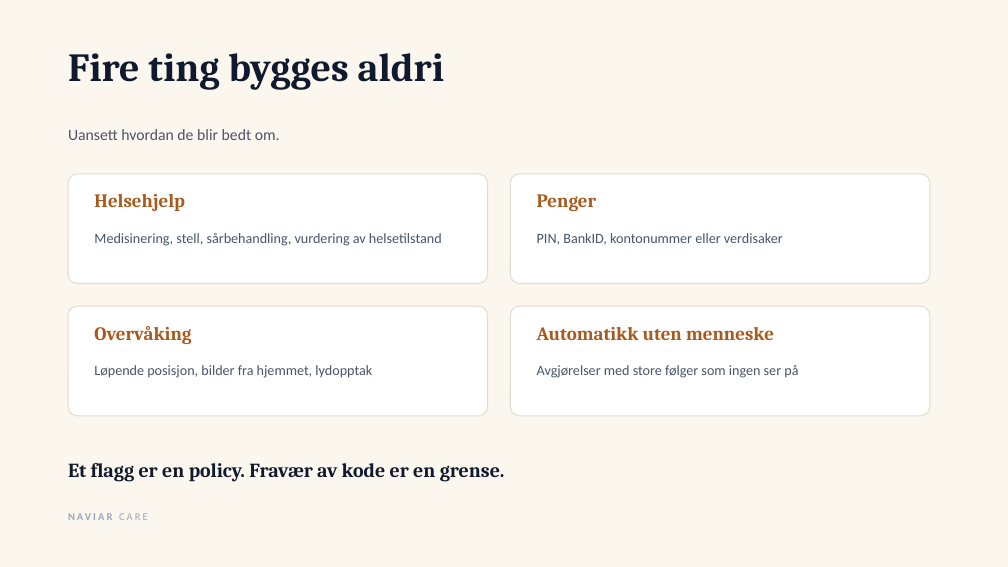
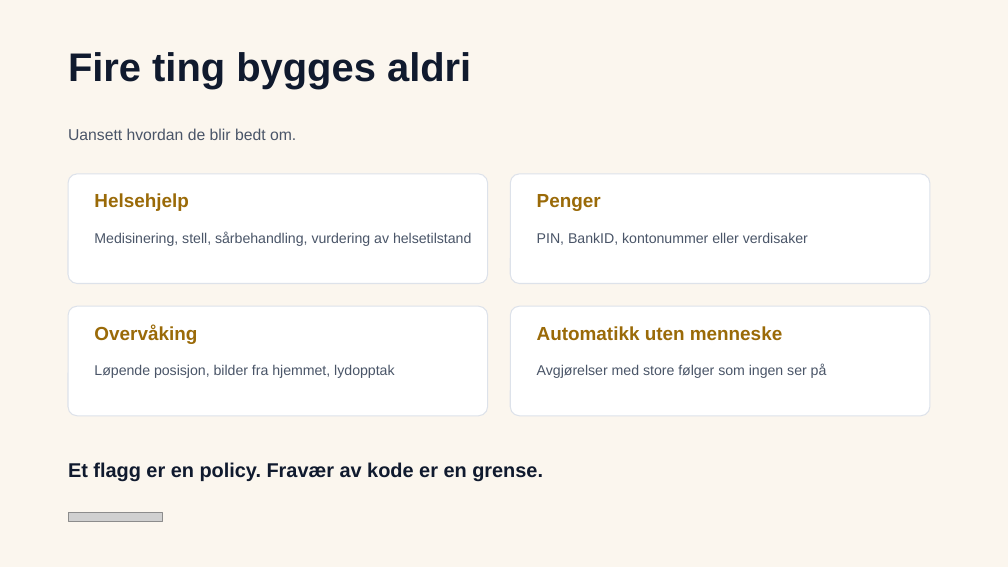
Before and after one commit to andersenbetul-alt/BETA-ART, a slide deck: slide 6 of docs/presentasjon/naviar-konsept.pptx. Drawn at 1008x567 pixels with LibreOffice and Linux fonts; fonts in the diff are those of the drawing; grey boxes stand for pictures. Boxes give left, top, right and bottom in pixels: in the first picture for what was removed or moved away, otherwise in the second. Text is boxed around its words. In the diff, an @@ line names an element or a change of style, - is before the commit and + after.

```diff
--- a/docs/presentasjon/naviar-konsept.pptx
+++ b/docs/presentasjon/naviar-konsept.pptx
@@ text "Fire ting bygges aldri" at (x1=68, y1=52, x2=471, y2=89): font Cambria to Arial @@
@@ outline #E4DCCF 1 pt to #DDE2EA 1 pt in 4 elements at (x1=68, y1=174, x2=488, y2=284), (x1=510, y1=174, x2=930, y2=284), (x1=68, y1=306, x2=488, y2=416), (x1=510, y1=306, x2=930, y2=416) @@
@@ font Cambria to Arial, text colour #A9591C to #9A6A08 in 4 elements at (x1=94, y1=193, x2=188, y2=211), (x1=537, y1=194, x2=601, y2=211), (x1=94, y1=325, x2=197, y2=344), (x1=537, y1=326, x2=782, y2=341) @@
@@ font Calibri to Arial in 5 elements at (x1=68, y1=128, x2=296, y2=140), (x1=94, y1=232, x2=471, y2=246), (x1=537, y1=232, x2=808, y2=245), (x1=94, y1=364, x2=394, y2=378), (x1=537, y1=364, x2=827, y2=378) @@
@@ text "Et flagg er en policy. ..." at (x1=68, y1=462, x2=543, y2=481): font Cambria to Arial @@
@@ text removed at (x1=68, y1=510, x2=295, y2=533) @@
-NAVIAR CARE
@@ picture added at (x1=68, y1=513, x2=163, y2=522) @@
```
Also in this commit, not shown: 9 other slides changed, 5 other files.
